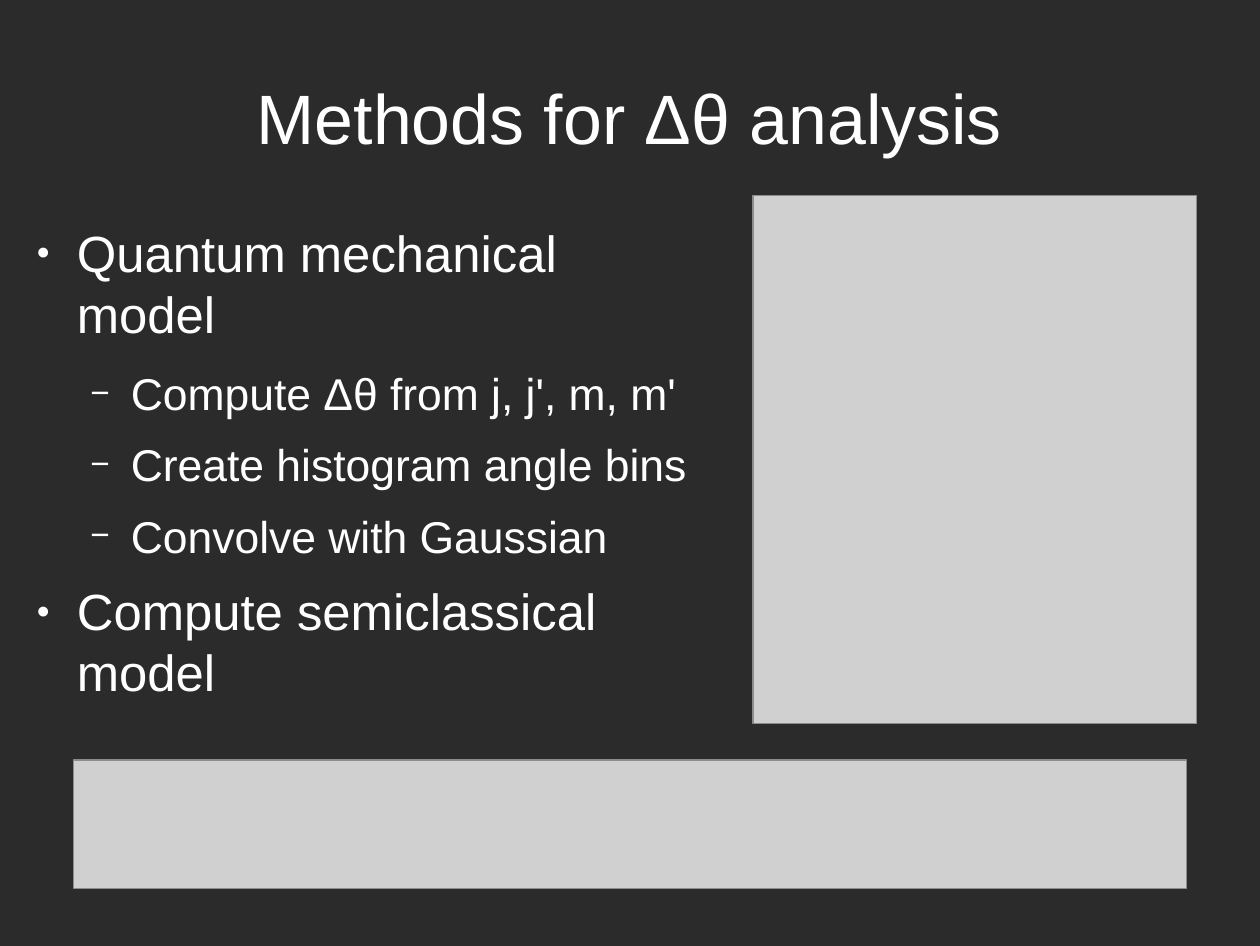
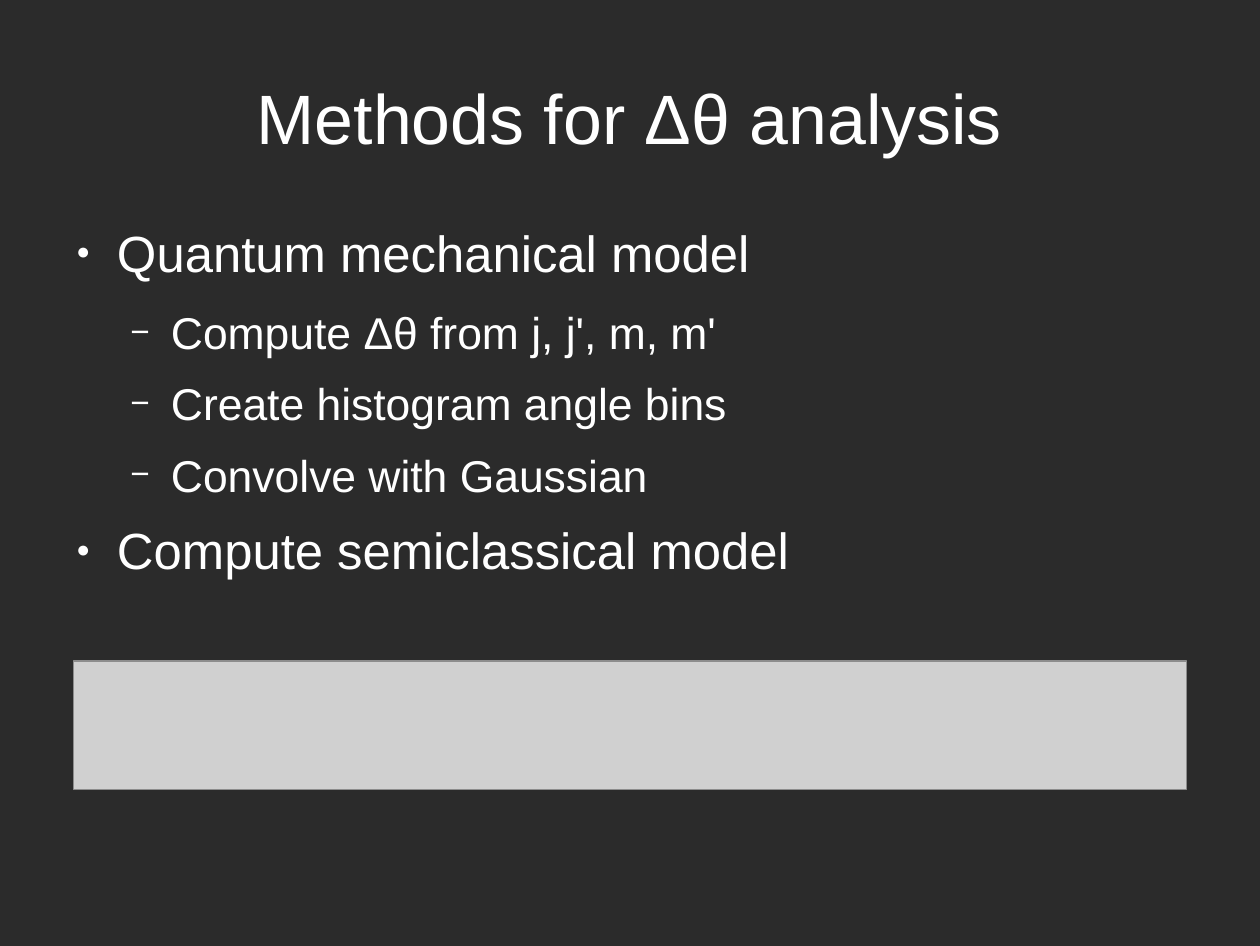
Before and after one commit to atowneND/HeNaK_Collisions, a slide deck: slide 17 of Presentation.odp (slide 16 before the commit). Drawn at 1260x946 pixels with LibreOffice and Linux fonts; fonts in the diff are those of the drawing; grey boxes stand for pictures; background and template pictures are left out; a plain dark background stands for a picture behind light text. Boxes give left, top, right and bottom in pixels: in the first picture for what was removed or moved away, otherwise in the second. Text is boxed around its words. In the diff, an @@ line names an element or a change of style, - is before the commit and + after.

```diff
--- a/Presentation.odp
+++ b/Presentation.odp
@@ picture removed at [753,196,1197,724] @@
@@ text "Quantum mechanical model" rewrapped from [77,235,687,692] to [117,235,789,580] @@
@@ picture: place and size @@
-picture at [73,759,1186,887]
+picture at [73,661,1186,789]
```
Also in this commit, not shown: 4 other slides changed, 1 slide added, 5 other files.
